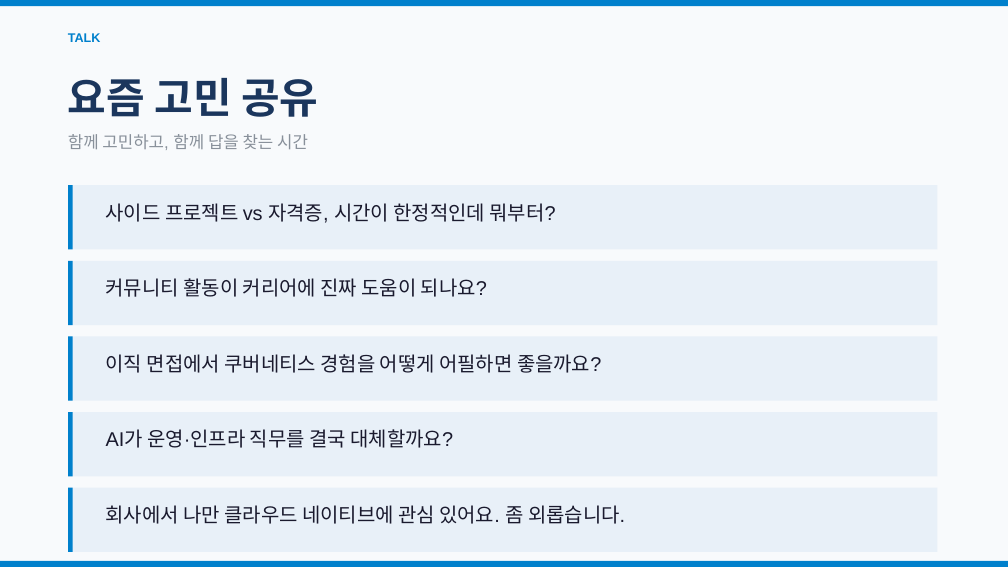
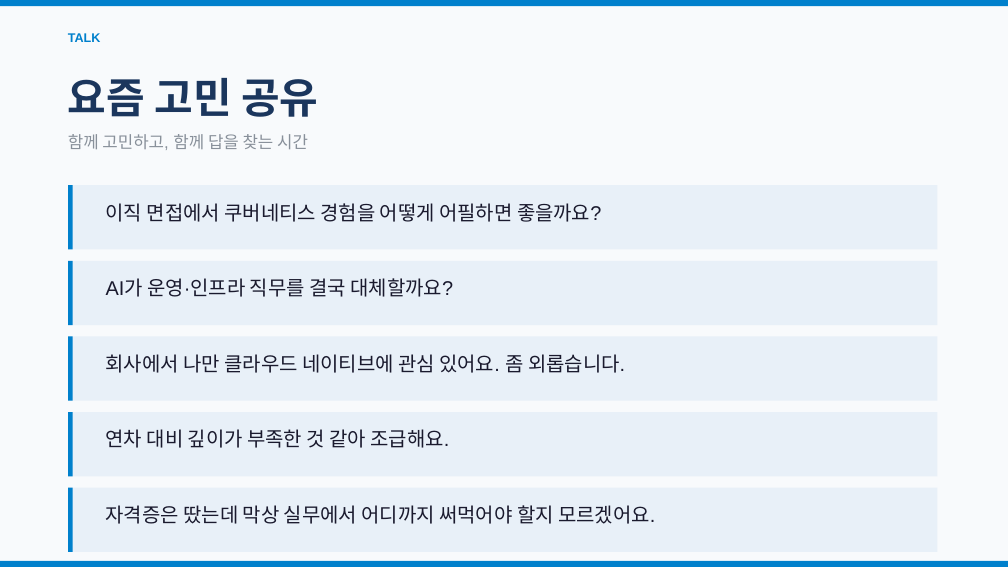
Before and after one commit to Cloud-Native-Community-Korea/kubeCommunityNight, a slide deck: slide 42 of cnck-kube-community-night.pptx (slide 38 before the commit). Drawn at 1008x567 pixels with LibreOffice and Linux fonts; fonts in the diff are those of the drawing. Boxes give left, top, right and bottom in pixels: in the first picture for what was removed or moved away, otherwise in the second. Text is boxed around its words. In the diff, an @@ line names an element or a change of style, - is before the commit and + after.

Commit message:
update: 발표 슬라이드 새 버전

```diff
--- a/cnck-kube-community-night.pptx
+++ b/cnck-kube-community-night.pptx
@@ text at bbox=[106, 203, 601, 222]: text changed @@
-사이드 프로젝트 vs 자격증, 시간이 한정적인데 뭐부터?
+이직 면접에서 쿠버네티스 경험을 어떻게 어필하면 좋을까요?
@@ text at bbox=[106, 278, 453, 297]: text changed @@
-커뮤니티 활동이 커리어에 진짜 도움이 되나요?
+AI가 운영·인프라 직무를 결국 대체할까요?
@@ text at bbox=[106, 354, 625, 373]: text changed @@
-이직 면접에서 쿠버네티스 경험을 어떻게 어필하면 좋을까요?
+회사에서 나만 클라우드 네이티브에 관심 있어요. 좀 외롭습니다.
@@ text at bbox=[106, 429, 450, 448]: text changed @@
-AI가 운영·인프라 직무를 결국 대체할까요?
+연차 대비 깊이가 부족한 것 같아 조급해요.
@@ text at bbox=[106, 505, 655, 524]: text changed @@
-회사에서 나만 클라우드 네이티브에 관심 있어요. 좀 외롭습니다.
+자격증은 땄는데 막상 실무에서 어디까지 써먹어야 할지 모르겠어요.
```
Also in this commit, not shown: 2 other slides changed, 4 slides added, 1 slide removed.
